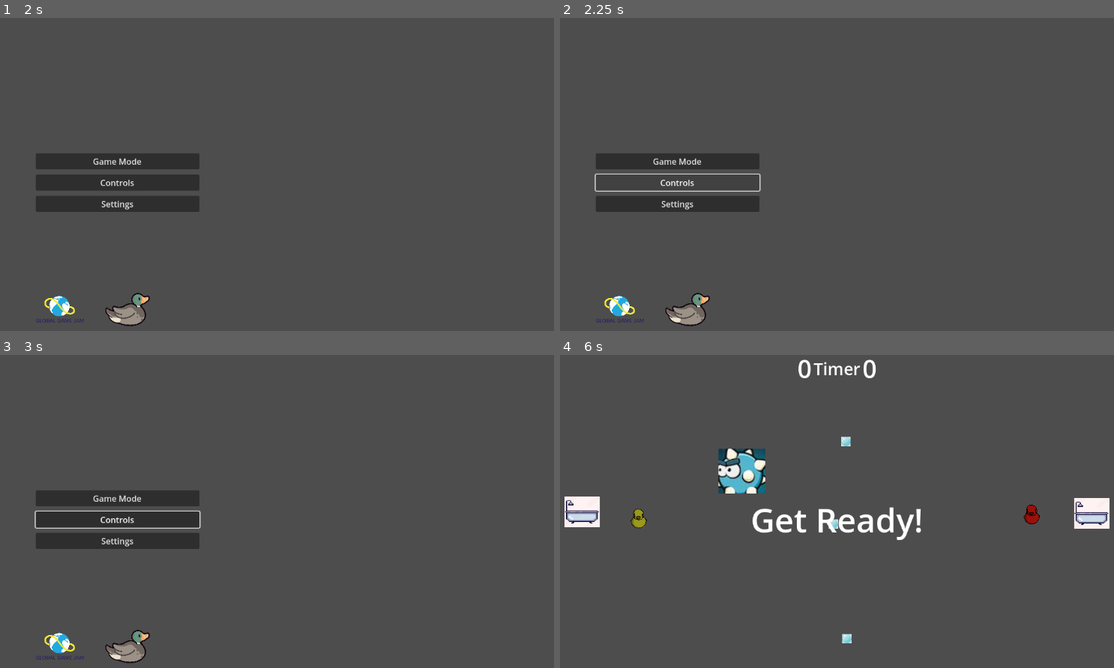
Above: before the commit, frames 1-4 (two rows, left to right).
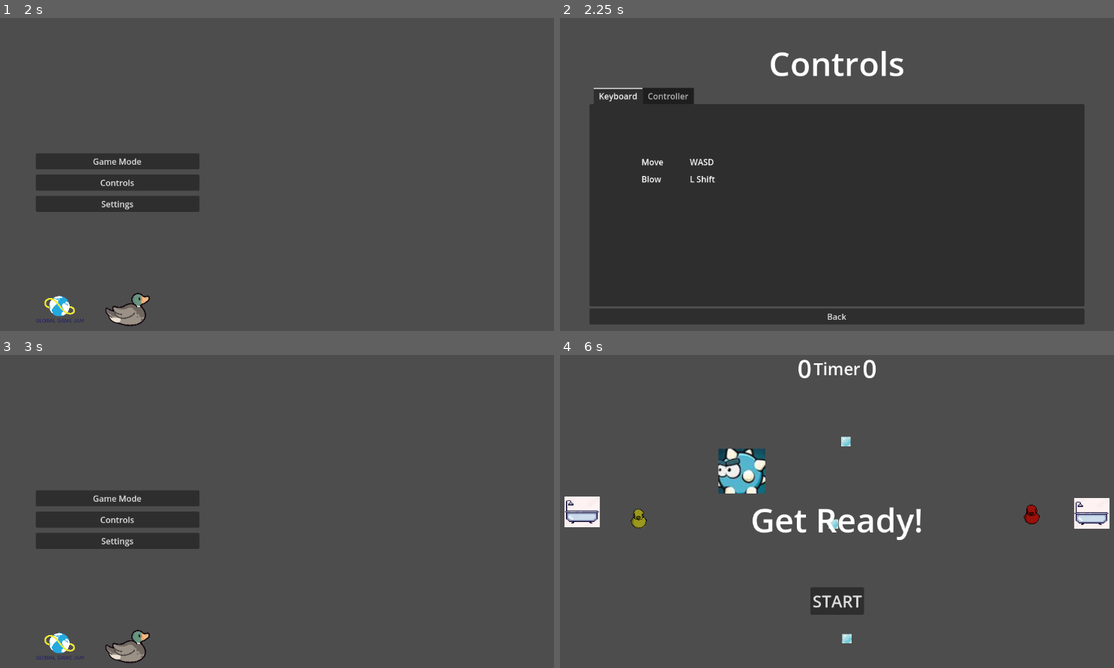
Above: after the commit, the same moments.

Repository: pmaitland/GGJ2025
Game: Godot game, scene res://scenes/MainScreen.tscn
Same seed, same stepped clock (60 frames per second), same inputs: the game is played once before the commit and once after it.
Inputs (mouse positions are in pixels of both pictures, inside the frame that each line leads up to):
- Up to frame 1 (2 s): click "Game Mode" at 0.5 s; click "Back To Main Menu" at 1.25 s
- Up to frame 2 (2.25 s): click "Controls" at 2 s
- Up to frame 3 (3 s): click (277, 652) at 2.75 s, where only the run after the commit has a clickable "Back"
- Up to frame 4 (6 s): click "Settings" at 3.5 s; click "Game Mode" at 4.25 s; click "Bubball" at 5 s; click "START" at 5.75 s

Frame 1 is identical in both runs. In frame 2, 60% of the frame differs, in the area x 5-95%, y 10-99%; in frame 3, 0.2%; in frame 4, 0.8%.

Commit message:
created controls screen

Diff:
--- a/ggj25/project.godot
+++ b/ggj25/project.godot
@@ -14,6 +14,10 @@
 run/main_scene="res://scenes/MainScreen.tscn"
 config/features=PackedStringArray("4.3", "Forward Plus")
 config/icon="res://icon.svg"
+
+[autoload]
+
+SceneManager="*res://scripts/SceneManager.gd"
 
 [input]
 
@@ -77,3 +81,9 @@
 "events": [Object(InputEventKey,"resource_local_to_scene":false,"resource_name":"","device":-1,"window_id":0,"alt_press …(195 unchanged characters)…
 ]
 }
+game_pause={
+"deadzone": 0.5,
+"events": [Object(InputEventKey,"resource_local_to_scene":false,"resource_name":"","device":-1,"window_id":0,"alt_pressed":false,"shift_pressed":false,"ctrl_pressed":false,"meta_pressed":false,"pressed":false,"keycode":0,"physical_keycode":4194305,"key_label":0,"unicode":0,"location":0,"echo":false,"script":null)
+, Object(InputEventJoypadButton,"resource_local_to_scene":false,"resource_name":"","device":-1,"button_index":6,"pressure":0.0,"pressed":false,"script":null)
+]
+}
--- /dev/null
+++ b/ggj25/scenes/Bubball_HUD.tscn
@@ -0,0 +1,119 @@
+[gd_scene load_steps=2 format=3 uid="uid://c6wg2fhghhum0"]
+
+[ext_resource type="Script" path="res://scripts/hud.gd" id="1_b2j7g"]
+
+[node name="Hud" type="CanvasLayer"]
+script = ExtResource("1_b2j7g")
+
+[node name="CountdownMessage" type="Label" parent="."]
+anchors_preset = 8
+anchor_left = 0.5
+anchor_top = 0.5
+anchor_right = 0.5
+anchor_bottom = 0.5
+offset_left = -20.0
+offset_top = -44.0
+offset_right = 20.0
+offset_bottom = 44.0
+grow_horizontal = 2
+grow_vertical = 2
+theme_override_font_sizes/font_size = 64
+text = "READY?"
+
+[node name="MarginContainer" type="MarginContainer" parent="."]
+anchors_preset = 5
+anchor_left = 0.5
+anchor_right = 0.5
+offset_left = -121.0
+offset_right = 121.0
+offset_bottom = 117.0
+grow_horizontal = 2
+theme_override_constants/margin_top = 25
+
+[node name="HBoxContainer" type="HBoxContainer" parent="MarginContainer"]
+layout_mode = 2
+theme_override_constants/separation = 10
+alignment = 1
+
+[node name="LeftScore" type="Label" parent="MarginContainer/HBoxContainer"]
+layout_mode = 2
+theme_override_font_sizes/font_size = 48
+text = "0"
+
+[node name="Timer" type="Label" parent="MarginContainer/HBoxContainer"]
+layout_mode = 2
+size_flags_horizontal = 4
+theme_override_font_sizes/font_size = 32
+text = "Timer"
+horizontal_alignment = 1
+
+[node name="RightScore" type="Label" parent="MarginContainer/HBoxContainer"]
+layout_mode = 2
+theme_override_font_sizes/font_size = 48
+text = "0"
+horizontal_alignment = 2
+
+[node name="MarginContainer2" type="MarginContainer" parent="."]
+anchors_preset = 7
+anchor_left = 0.5
+anchor_top = 1.0
+anchor_right = 0.5
+anchor_bottom = 1.0
+offset_left = -170.0
+offset_top = -173.0
+offset_right = 170.0
+grow_horizontal = 2
+grow_vertical = 0
+theme_override_constants/margin_bottom = 50
+
+[node name="GameStartButtons" type="VBoxContainer" parent="MarginContainer2"]
+visible = false
+layout_mode = 2
+theme_override_constants/separation = 10
+
+[node name="StartButton" type="Button" parent="MarginContainer2/GameStartButtons"]
+layout_mode = 2
+theme_override_font_sizes/font_size = 32
+text = "START"
+
+[node name="GameEndButtons" type="VBoxContainer" parent="MarginContainer2"]
+visible = false
+layout_mode = 2
+theme_override_constants/separation = 10
+
+[node name="RetryButton" type="Button" parent="MarginContainer2/GameEndButtons"]
+layout_mode = 2
+theme_override_font_sizes/font_size = 32
+text = "Retry"
+
+[node name="MainMenuButton" type="Button" parent="MarginContainer2/GameEndButtons"]
+layout_mode = 2
+theme_override_font_sizes/font_size = 32
+text = "Main Menu"
+
+[node name="GamePauseButtons" type="VBoxContainer" parent="MarginContainer2"]
+visible = false
+layout_mode = 2
+theme_override_constants/separation = 10
+
+[node name="Controls" type="Button" parent="MarginContainer2/GamePauseButtons"]
+layout_mode = 2
+theme_override_font_sizes/font_size = 32
+text = "Controls"
+
+[node name="Settings" type="Button" parent="MarginContainer2/GamePauseButtons"]
+layout_mode = 2
+theme_override_font_sizes/font_size = 32
+text = "Settings"
+
+[node name="Exit" type="Button" parent="MarginContainer2/GamePauseButtons"]
+layout_mode = 2
+theme_override_font_sizes/font_size = 32
+text = "Exit"
+
+[connection signal="pressed" from="MarginContainer2/GameStartButtons/StartButton" to="." method="_on_start_button_pressed"]
+[connection signal="pressed" from="MarginContainer2/GameEndButtons/RetryButton" to="." method="_on_retry_button_pressed"]
+[connection signal="pressed" from="MarginContainer2/GameEndButtons/MainMenuButton" to="." method="_on_main_menu_button_pressed"]
+[connection signal="pressed" from="MarginContainer2/GamePauseButtons/Controls" to="." method="_on_controls_pressed"]
+[connection signal="pressed" from="MarginContainer2/GamePauseButtons/Settings" to="." method="_on_settings_pressed"]
+[connection signal="pressed" from="MarginContainer2/GamePauseButtons/Exit" to="." method="_on_exit_pressed"]
--- /dev/null
+++ b/ggj25/scenes/ControlsScreen.tscn
@@ -0,0 +1,112 @@
+[gd_scene load_steps=2 format=3 uid="uid://bofofn6xs4gkf"]
+
+[ext_resource type="Script" path="res://scripts/controls_screen.gd" id="1_otywc"]
+
+[node name="ControlsScreen" type="Control"]
+layout_mode = 3
+anchors_preset = 15
+anchor_right = 1.0
+anchor_bottom = 1.0
+grow_horizontal = 2
+grow_vertical = 2
+script = ExtResource("1_otywc")
+
+[node name="MarginContainer" type="MarginContainer" parent="."]
+layout_mode = 0
+offset_right = 1152.0
+offset_bottom = 648.0
+theme_override_constants/margin_left = 100
+theme_override_constants/margin_top = 50
+theme_override_constants/margin_right = 100
+theme_override_constants/margin_bottom = 50
+
+[node name="VBoxContainer" type="VBoxContainer" parent="MarginContainer"]
+layout_mode = 2
+
+[node name="Label" type="Label" parent="MarginContainer/VBoxContainer"]
+layout_mode = 2
+theme_override_font_sizes/font_size = 64
+text = "Controls"
+horizontal_alignment = 1
+
+[node name="TabContainer" type="TabContainer" parent="MarginContainer/VBoxContainer"]
+layout_mode = 2
+size_flags_vertical = 3
+current_tab = 0
+
+[node name="Keyboard" type="TabBar" parent="MarginContainer/VBoxContainer/TabContainer"]
+layout_mode = 2
+metadata/_tab_index = 0
+
+[node name="MarginContainer" type="MarginContainer" parent="MarginContainer/VBoxContainer/TabContainer/Keyboard"]
+layout_mode = 0
+offset_right = 952.0
+offset_bottom = 514.0
+theme_override_constants/margin_left = 100
+theme_override_constants/margin_top = 100
+theme_override_constants/margin_right = 100
+theme_override_constants/margin_bottom = 100
+
+[node name="GridContainer" type="GridContainer" parent="MarginContainer/VBoxContainer/TabContainer/Keyboard/MarginContainer"]
+layout_mode = 2
+theme_override_constants/h_separation = 50
+theme_override_constants/v_separation = 10
+columns = 2
+
+[node name="Label" type="Label" parent="MarginContainer/VBoxContainer/TabContainer/Keyboard/MarginContainer/GridContainer"]
+layout_mode = 2
+text = "Move"
+
+[node name="Label2" type="Label" parent="MarginContainer/VBoxContainer/TabContainer/Keyboard/MarginContainer/GridContainer"]
+layout_mode = 2
+text = "WASD"
+
+[node name="Label3" type="Label" parent="MarginContainer/VBoxContainer/TabContainer/Keyboard/MarginContainer/GridContainer"]
+layout_mode = 2
+text = "Blow"
+
+[node name="Label4" type="Label" parent="MarginContainer/VBoxContainer/TabContainer/Keyboard/MarginContainer/GridContainer"]
+layout_mode = 2
+text = "L Shift"
+
+[node name="Controller" type="TabBar" parent="MarginContainer/VBoxContainer/TabContainer"]
+visible = false
+layout_mode = 2
+metadata/_tab_index = 1
+
+[node name="MarginContainer" type="MarginContainer" parent="MarginContainer/VBoxContainer/TabContainer/Controller"]
+layout_mode = 0
+offset_right = 952.0
+offset_bottom = 514.0
+theme_override_constants/margin_left = 100
+theme_override_constants/margin_top = 100
+theme_override_constants/margin_right = 100
+theme_override_constants/margin_bottom = 100
+
+[node name="GridContainer" type="GridContainer" parent="MarginContainer/VBoxContainer/TabContainer/Controller/MarginContainer"]
+layout_mode = 2
+theme_override_constants/h_separation = 50
+theme_override_constants/v_separation = 10
+columns = 2
+
+[node name="Label" type="Label" parent="MarginContainer/VBoxContainer/TabContainer/Controller/MarginContainer/GridContainer"]
+layout_mode = 2
+text = "Move"
+
+[node name="Label2" type="Label" parent="MarginContainer/VBoxContainer/TabContainer/Controller/MarginContainer/GridContainer"]
+layout_mode = 2
+text = "L Stick"
+
+[node name="Label3" type="Label" parent="MarginContainer/VBoxContainer/TabContainer/Controller/MarginContainer/GridContainer"]
+layout_mode = 2
+text = "Blow"
+
+[node name="Label4" type="Label" parent="MarginContainer/VBoxContainer/TabContainer/Controller/MarginContainer/GridContainer"]
+layout_mode = 2
+text = "A Button"
+
+[node name="BackButton" type="Button" parent="MarginContainer/VBoxContainer"]
+layout_mode = 2
+text = "Back"
+
+[connection signal="pressed" from="MarginContainer/VBoxContainer/BackButton" to="." method="_on_back_button_pressed"]
--- a/ggj25/scenes/MainScreen.tscn
+++ b/ggj25/scenes/MainScreen.tscn
@@ -60,3 +60,5 @@
 stretch_mode = 5
 
 [connection signal="pressed" from="VBoxContainer/GameMode" to="." method="_on_game_mode_pressed"]
+[connection signal="pressed" from="VBoxContainer/Controls" to="." method="_on_controls_pressed"]
+[connection signal="pressed" from="VBoxContainer/Settings" to="." method="_on_settings_pressed"]
--- /dev/null
+++ b/ggj25/scripts/SceneManager.gd
@@ -0,0 +1,13 @@
+extends Node
+
+var scene_history = []
+
+func go_to_scene(scene_path: String) -> void:
+	var current_scene = get_tree().current_scene.scene_file_path
+	scene_history.append(current_scene)
+	get_tree().change_scene_to_file(scene_path)
+
+func go_back() -> void:
+	if scene_history.size() > 0:
+		var last_scene = scene_history.pop_back()
+		get_tree().change_scene_to_file(last_scene)
--- /dev/null
+++ b/ggj25/scripts/controls_screen.gd
@@ -0,0 +1,5 @@
+extends Control
+
+
+func _on_back_button_pressed() -> void:
+	SceneManager.go_back()
--- a/ggj25/scripts/hud.gd
+++ b/ggj25/scripts/hud.gd
@@ -1,10 +1,19 @@
 class_name Hud extends CanvasLayer
 
-@onready var countdown_message: Label = $CountdownMessage
-@onready var start_button: Button = $StartButton
+#UI
 @onready var left_score: Label = $HBoxContainer/LeftScore
 @onready var right_score: Label = $HBoxContainer/RightScore
 @onready var game_timer: Label = $HBoxContainer/Timer
+@onready var countdown_message: Label = $CountdownMessage
+#Buttons
+@onready var start_button: Button = $StartButton
+@onready var retry_button: Button = $MarginContainer2/GameEndButtons/RetryButton
+@onready var main_menu_button: Button = $MarginContainer2/GameEndButtons/MainMenuButton
+@onready var controls: Button = $MarginContainer2/GamePauseButtons/Controls
+@onready var settings: Button = $MarginContainer2/GamePauseButtons/Settings
+@onready var exit: Button = $MarginContainer2/GamePauseButtons/Exit
+
+
 @onready var audio_stream_player: AudioStreamPlayer = $"../AudioStreamPlayer"
 
 # Notifies `Main` node that the button has been pressed
@@ -15,6 +24,7 @@
 	countdown_message.show()
 
 func show_game_start() -> void:
+	start_button.show()
 	show_message("Get Ready!")
 	await get_tree().create_timer(1.0).timeout
 	show_message("3")
@@ -30,15 +40,37 @@
 	start_game.emit()
 	audio_stream_player.play()
 
+func show_game_pause() -> void:
+	left_score.modulate.a = 0.75
+	right_score.modulate.a = 0.75
+	game_timer.modulate.a = 0.75
+	show_message("Game Paused")
+	controls.show()
+	settings.show()
+	exit.show()
+
+func hide_game_pause() -> void:
+	left_score.modulate.a = 1
+	right_score.modulate.a = 1
+	game_timer.modulate.a = 1
+	controls.hide()
+	settings.hide()
+	exit.hide()
+	hide_message()
+
+func show_game_end(win_team: int) -> void:
+	game_timer.modulate = Color(1, 0, 0, 1)
+	show_message("Finish!")
+	await get_tree().create_timer(1.0).timeout
+	show_message("Team " + str(win_team) + " Wins!")
+	retry_button.show()
+	main_menu_button.show()
+
 func hide_message() -> void:
 	countdown_message.hide()
 
 func hide_start_button() -> void:
 	start_button.hide()
-
-func _on_start_button_pressed() -> void:
-	hide_start_button()
-	show_game_start()
 
 func set_left_score(score: int) -> void:
 	left_score.text = str(score)
@@ -48,3 +80,26 @@
 
 func set_timer(time: String) -> void:
 	game_timer.text = time
+
+func _on_start_button_pressed() -> void:
+	hide_start_button()
+	show_game_start()
+
+func _on_exit_pressed() -> void:
+	get_tree().change_scene_to_file("res://scenes/GameModeSelection.tscn")
+
+
+func _on_main_menu_button_pressed() -> void:
+	get_tree().change_scene_to_file("res://scenes/MainScreen.tscn")
+
+
+func _on_retry_button_pressed() -> void:
+	pass # Replace with function body.
+
+
+func _on_controls_pressed() -> void:
+	SceneManager.go_to_scene("res://scenes/ControlsScreen.tscn")
+
+
+func _on_settings_pressed() -> void:
+	pass # Replace with function body.
--- a/ggj25/scripts/main_screen.gd
+++ b/ggj25/scripts/main_screen.gd
@@ -4,17 +4,13 @@
 @onready var controls: Button = $VBoxContainer/Controls
 @onready var settings: Button = $VBoxContainer/Settings
 
+func _on_game_mode_pressed() -> void:
+	get_tree().change_scene_to_file("res://scenes/GameModeSelection.tscn")
 
 
-# Called when the node enters the scene tree for the first time.
-func _ready() -> void:
-	pass # Replace with function body.
+func _on_controls_pressed() -> void:
+	SceneManager.go_to_scene("res://scenes/ControlsScreen.tscn")
 
 
-# Called every frame. 'delta' is the elapsed time since the previous frame.
-func _process(delta: float) -> void:
-	pass
-
-
-func _on_game_mode_pressed() -> void:
-	get_tree().change_scene_to_file("res://scenes/GameModeSelection.tscn")
+func _on_settings_pressed() -> void:
+	pass # Replace with function body.
